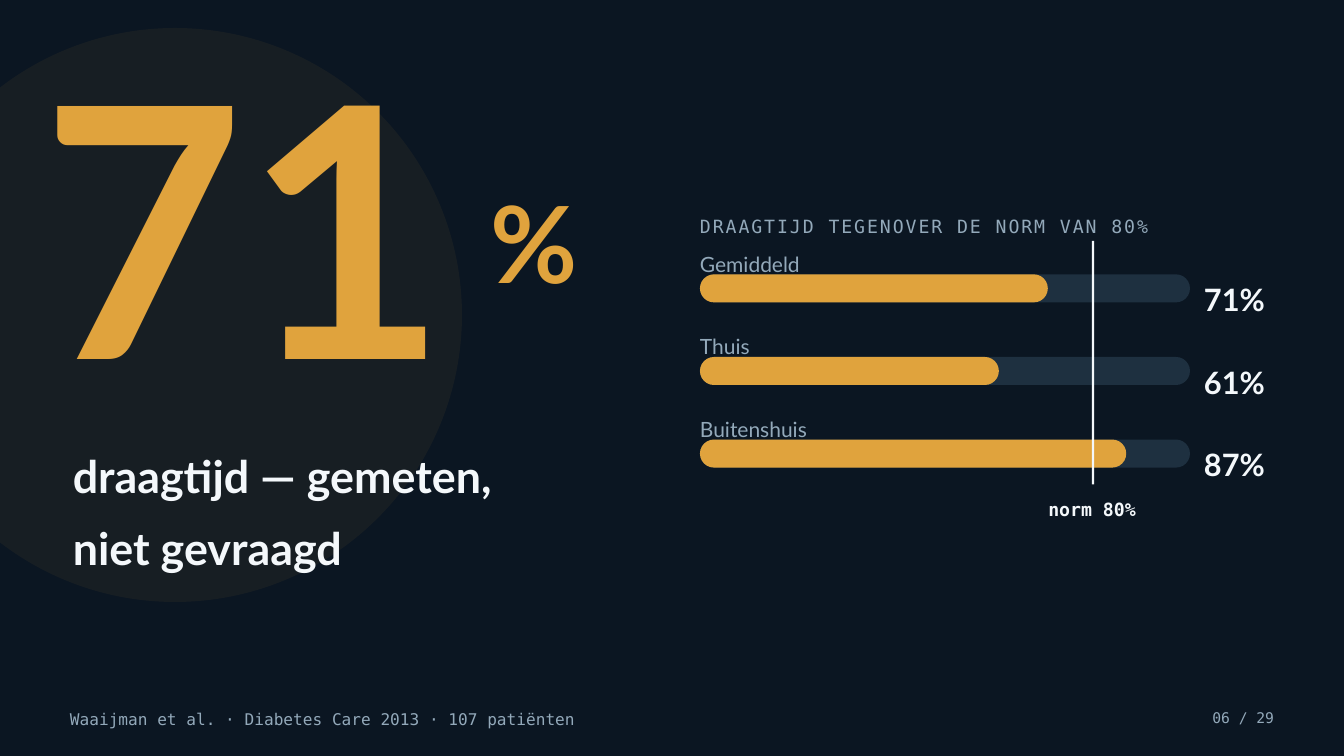
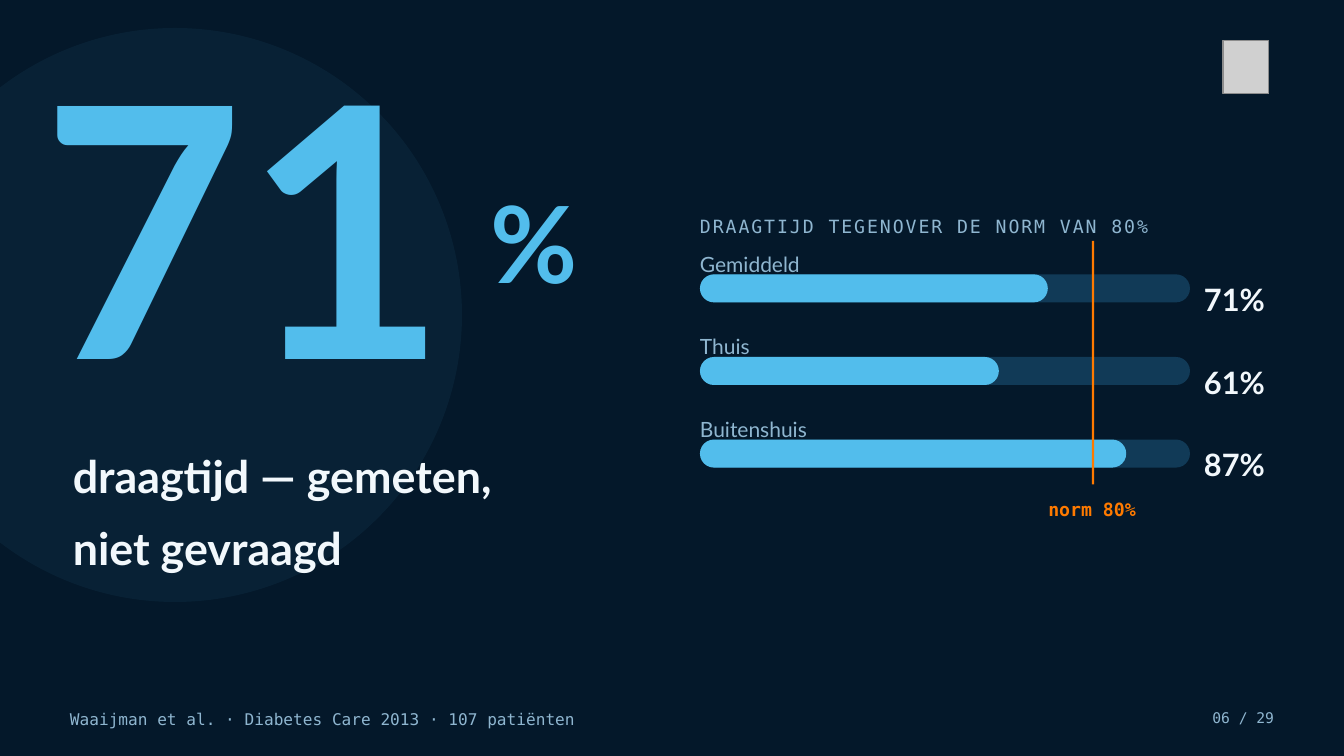
Before and after one commit to Dellfs/paradise-project, a slide deck: slide 6 of PARADISE_presentatie/PARADISE_informatiesessie_voetklinieken.pptx. Drawn at 1344x756 pixels with LibreOffice and Linux fonts; fonts in the diff are those of the drawing; grey boxes stand for pictures. Boxes give left, top, right and bottom in pixels: in the first picture for what was removed or moved away, otherwise in the second. Text is boxed around its words. In the diff, an @@ line names an element or a change of style, - is before the commit and + after.

```diff
--- a/PARADISE_presentatie/PARADISE_informatiesessie_voetklinieken.pptx
+++ b/PARADISE_presentatie/PARADISE_informatiesessie_voetklinieken.pptx
@@ rectangle at (x1=0, y1=0, x2=1344, y2=756): fill #0B1622 to #04182A @@
@@ ellipse at (x1=0, y1=28, x2=462, y2=602): fill #E0A33D at 6% opacity to #52BDEC at 6% opacity @@
@@ picture added at (x1=1223, y1=40, x2=1269, y2=94) @@
@@ text "71" at (x1=42, y1=105, x2=448, y2=359): text colour #E0A33D to #52BDEC @@
@@ text "%" at (x1=490, y1=145, x2=658, y2=257): text colour #E0A33D to #52BDEC @@
@@ rectangle at (x1=1092, y1=241, x2=1094, y2=485): fill #F4F8FB to #FF7A00 @@
@@ text "draagtijd — gemeten," at (x1=73, y1=459, x2=492, y2=573): text colour #F4F8FB to #F2F8FC @@
@@ fill #1E3040 to #113A57 in 3 elements at (x1=700, y1=274, x2=1190, y2=302), (x1=700, y1=357, x2=1190, y2=385), (x1=700, y1=440, x2=1190, y2=468) @@
@@ fill #E0A33D to #52BDEC in 3 elements at (x1=700, y1=274, x2=1048, y2=302), (x1=700, y1=357, x2=999, y2=385), (x1=700, y1=440, x2=1126, y2=468) @@
@@ text "norm 80%" at (x1=1048, y1=502, x2=1136, y2=517): text colour #F4F8FB to #FF7A00 @@
@@ text colour #93A9BA to #8FB6D0 in 6 elements at (x1=700, y1=219, x2=1148, y2=233), (x1=700, y1=256, x2=800, y2=277), (x1=700, y1=338, x2=750, y2=359), (x1=700, y1=421, x2=807, y2=442), (x1=70, y1=712, x2=574, y2=729), (x1=1212, y1=712, x2=1274, y2=723) @@
```
Also in this commit, not shown: 27 other slides changed, 1 slide added, 1 slide removed, 5 other files.
